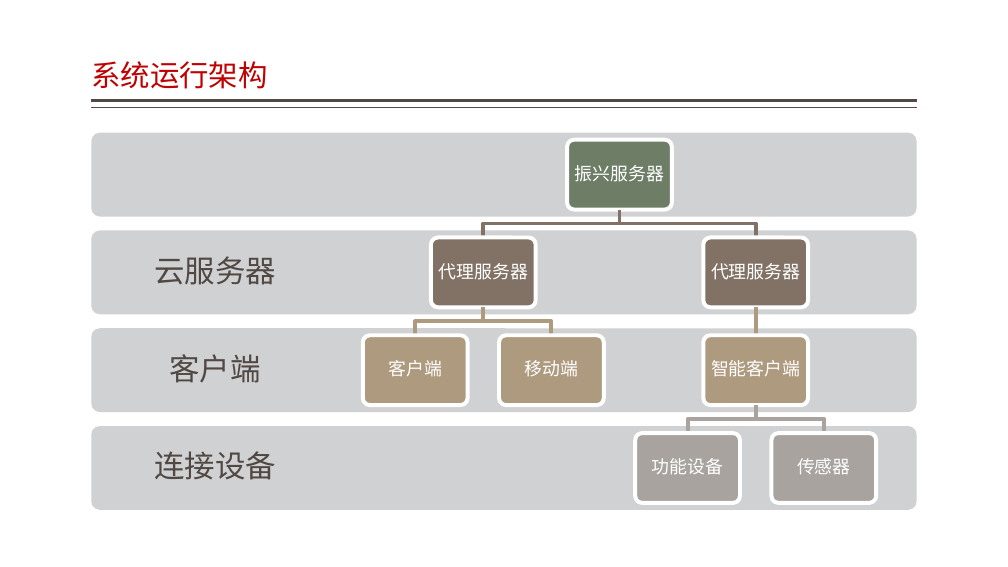
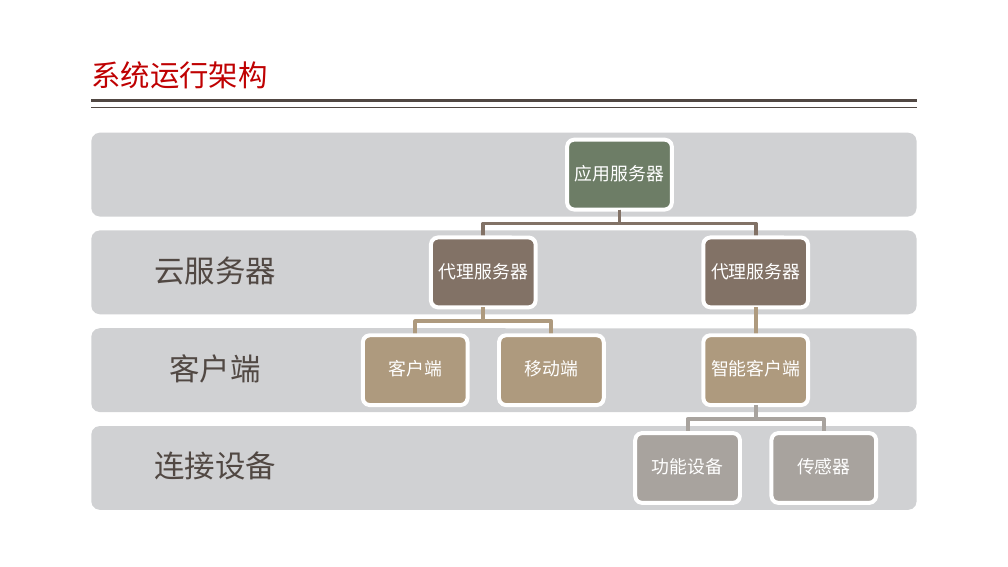
Before and after one commit to jzgi/chainsmart, a slide deck: slide 9 of Docs/品链应用参考设计.pptx. Drawn at 1008x567 pixels with LibreOffice and Linux fonts; fonts in the diff are those of the drawing. Boxes give left, top, right and bottom in pixels: in the first picture for what was removed or moved away, otherwise in the second. Text is boxed around its words. In the diff, an @@ line names an element or a change of style, - is before the commit and + after.

```diff
--- a/Docs/品链应用参考设计.pptx
+++ b/Docs/品链应用参考设计.pptx
@@ text at [575, 165, 664, 182]: text changed @@
-振兴服务器
+应用服务器
```
Also in this commit, not shown: 2 other slides changed, 2 slides added, 2 slides removed, 24 other files.
